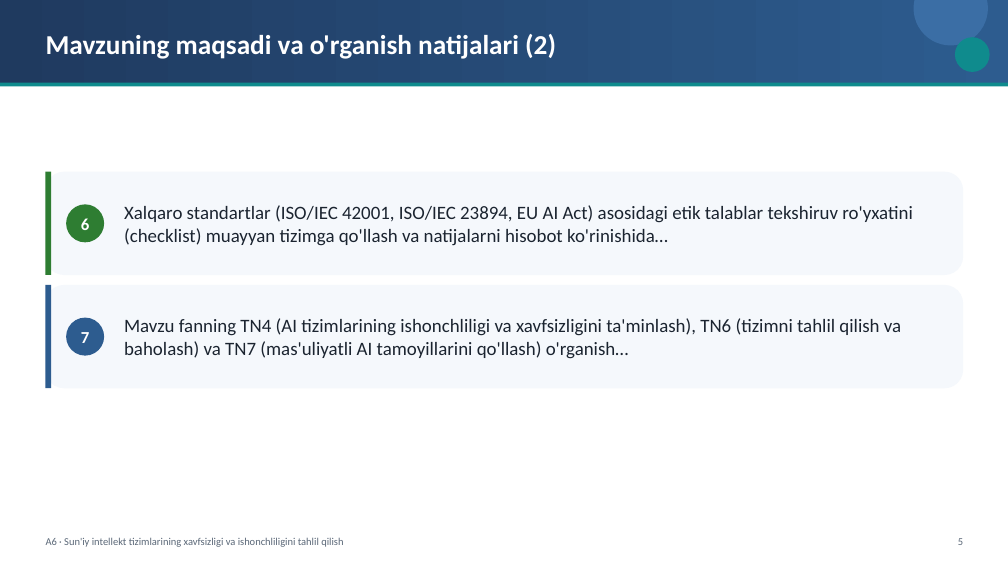
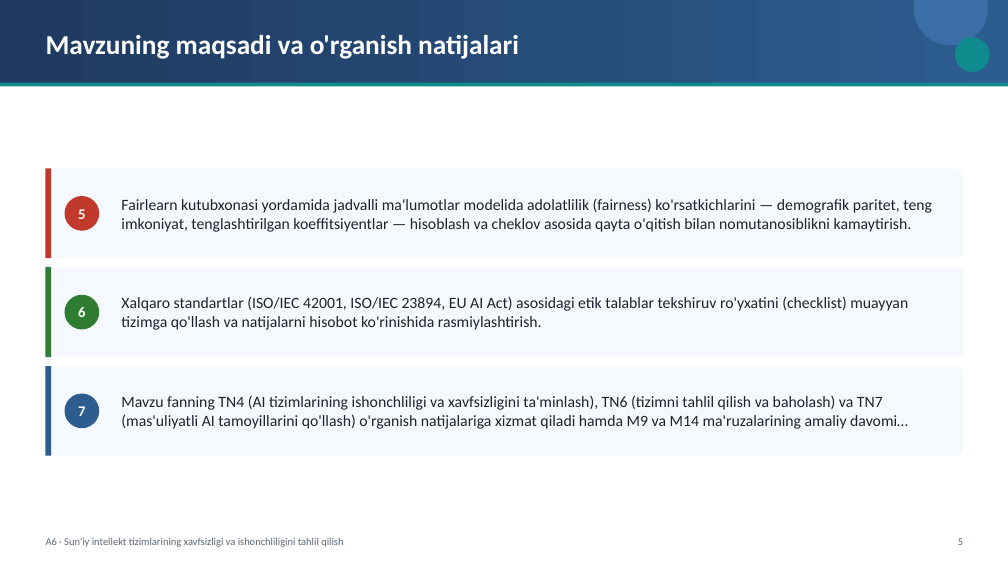
Before and after one commit to sayka7/ktm_labs, a slide deck: slide 5 of slaydlar/A6.pptx. Drawn at 1008x567 pixels with LibreOffice and Linux fonts; fonts in the diff are those of the drawing. Boxes give left, top, right and bottom in pixels: in the first picture for what was removed or moved away, otherwise in the second. Text is boxed around its words. In the diff, an @@ line names an element or a change of style, - is before the commit and + after.

```diff
--- a/slaydlar/A6.pptx
+++ b/slaydlar/A6.pptx
@@ text at bbox=[46, 35, 519, 59]: text changed @@
-Mavzuning maqsadi va o'rganish natijalari (2)
+Mavzuning maqsadi va o'rganish natijalari
@@ rounded rectangle: place and size @@
-rounded rectangle at bbox=[45, 172, 963, 275]
+rounded rectangle at bbox=[45, 169, 963, 259]
@@ rounded rectangle at bbox=[45, 169, 963, 259]: proportions changed @@
@@ rectangle: place and size @@
-rectangle at bbox=[45, 172, 51, 275]
+rectangle at bbox=[45, 169, 51, 259]
@@ rectangle at bbox=[45, 169, 51, 259]: fill #2E7D32 to #C0392B @@
@@ ellipse added at bbox=[64, 196, 99, 231], fill #C0392B, 14 pt, text #FFFFFF, bold @@
+5
@@ text added at bbox=[121, 198, 932, 232], 15 pt, text #1B2430 @@
+Fairlearn kutubxonasi yordamida jadvalli ma'lumotlar modelida adolatlilik (fairness) ko'rsatkichlarini — demografik paritet, teng imkoniyat, tenglashtirilgan koeffitsiyentlar — hisoblash va cheklov asosida qayta o'qitish bilan nomutanosiblikni kamaytirish.
@@ rounded rectangle at bbox=[45, 268, 963, 358]: proportions changed @@
@@ rounded rectangle: place and size @@
-rounded rectangle at bbox=[45, 285, 963, 389]
+rounded rectangle at bbox=[45, 268, 963, 358]
@@ rectangle: place and size @@
-rectangle at bbox=[45, 285, 51, 389]
+rectangle at bbox=[45, 268, 51, 358]
@@ rectangle at bbox=[45, 268, 51, 358]: fill #2D5C8F to #2E7D32 @@
@@ ellipse "6" at bbox=[64, 295, 99, 330]: size 16 to 14 pt @@
@@ ellipse "6": place and size @@
-ellipse "6" at bbox=[66, 204, 104, 242]
+ellipse "6" at bbox=[64, 295, 99, 330]
@@ text at bbox=[121, 296, 908, 330]: text changed; size 18 to 15 pt @@
-Xalqaro standartlar (ISO/IEC 42001, ISO/IEC 23894, EU AI Act) asosidagi etik talablar tekshiruv ro'yxatini (checklist) muayyan tizimga qo'llash va natijalarni hisobot ko'rinishida…
+Xalqaro standartlar (ISO/IEC 42001, ISO/IEC 23894, EU AI Act) asosidagi etik talablar tekshiruv ro'yxatini (checklist) muayyan tizimga qo'llash va natijalarni hisobot ko'rinishida rasmiylashtirish.
@@ rounded rectangle added at bbox=[45, 366, 963, 456], fill #F5F8FC @@
@@ rectangle added at bbox=[45, 366, 51, 456], fill #2D5C8F @@
@@ ellipse "7": place and size @@
-ellipse "7" at bbox=[66, 318, 104, 355]
+ellipse "7" at bbox=[64, 393, 99, 428]
@@ ellipse "7" at bbox=[64, 393, 99, 428]: size 16 to 14 pt @@
@@ text at bbox=[121, 395, 908, 429]: text changed; size 18 to 15 pt @@
-Mavzu fanning TN4 (AI tizimlarining ishonchliligi va xavfsizligini ta'minlash), TN6 (tizimni tahlil qilish va baholash) va TN7 (mas'uliyatli AI tamoyillarini qo'llash) o'rganish…
+Mavzu fanning TN4 (AI tizimlarining ishonchliligi va xavfsizligini ta'minlash), TN6 (tizimni tahlil qilish va baholash) va TN7 (mas'uliyatli AI tamoyillarini qo'llash) o'rganish natijalariga xizmat qiladi hamda M9 va M14 ma'ruzalarining amaliy davomi…
```
Also in this commit, not shown: 39 other slides changed, 3 slides added, 21 other files.
